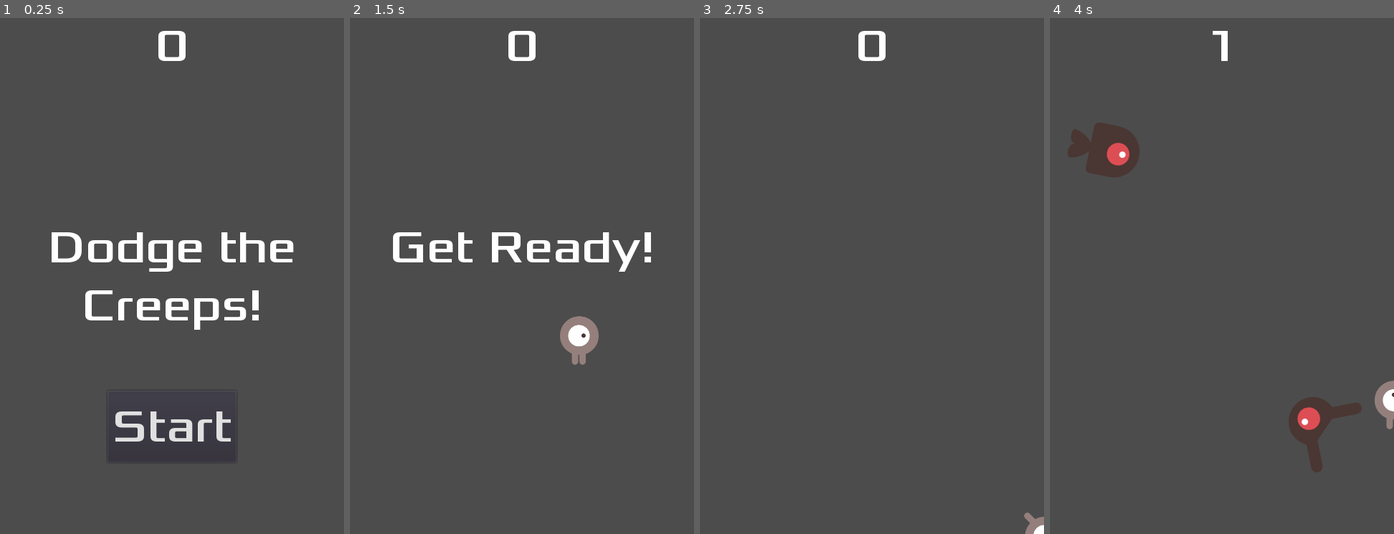
Above: before the commit, frames 1-4 (left to right).
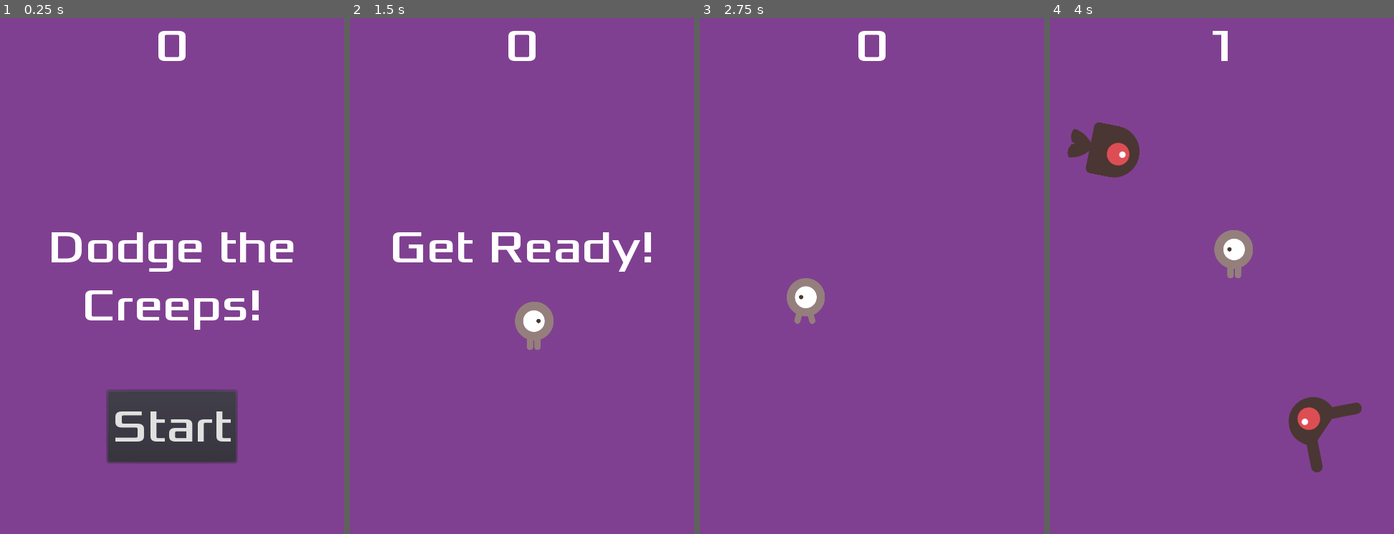
Above: after the commit, the same moments.

Repository: Williams-Christopher/dodge_the_creeps
Game: Godot game, scene res://Main.tscn
Same seed, same stepped clock (60 frames per second), same inputs: the game is played once before the commit and once after it.
Inputs (mouse positions are in pixels of both pictures, inside the frame that each line leads up to):
- Up to frame 1 (0.25 s): no input
- Up to frame 2 (1.5 s): click "Start" at 0.5 s; tap Enter at 1.25 s; move the mouse to (597, 250) at 1.27 s; hold Right (ui_right) from 1.28 s (still down); click (597, 250) at 1.42 s
- Up to frame 3 (2.75 s): move the mouse to (803, 301) at 2.02 s; release Right (ui_right) at 2.03 s; hold Down (ui_down) from 2.03 s (still down); click (803, 301) at 2.17 s
- Up to frame 4 (4 s): move the mouse to (1256, 162) at 2.77 s; release Down (ui_down) at 2.78 s; hold Right (ui_right) 2.78-3.53 s; click (1256, 162) at 2.92 s; move the mouse to (1204, 379) at 3.52 s; hold Up (ui_up) from 3.53 s (still down); click (1204, 379) at 3.67 s

The runs differ from the first frame. In frame 1, 92% of the frame differs, in the area x 0-100%, y 0-100%; in frame 2, 98%; in frame 3, 100%; in frame 4, 97%.

Commit message:
Swaps keyboard movement for mouse/touch

Diff:
--- a/Main.tscn
+++ b/Main.tscn
@@ -13,6 +13,11 @@
 [node name="Main" type="Node"]
 script = ExtResource( 1 )
 Mob = ExtResource( 2 )
+
+[node name="ColorRect" type="ColorRect" parent="."]
+margin_right = 480.0
+margin_bottom = 720.0
+color = Color( 0.6, 0.227451, 0.694118, 0.682353 )
 
 [node name="Player" parent="." instance=ExtResource( 3 )]
 
--- a/Player.gd
+++ b/Player.gd
@@ -4,24 +4,38 @@
 
 export var speed = 400 # Player speed pixels/sec
 var screen_size # Size of the game window
+var velocity = Vector2() # Players movement vector
+var target = Vector2() # holds clicked position
 
 func _ready():
 	hide()
 	screen_size = get_viewport_rect().size
 
+func start(pos):
+	position = pos
+	target = pos
+	show()
+	$CollisionShape2D.disabled = false
+
+func _input(event):
+	if event is InputEventScreenTouch and event.pressed:
+		target = event.position
+
 func _process(delta):
-	# Players movement vector
-	var velocity = Vector2()
+#	# Check for input and update the velocity vecotr
+#	if Input.is_action_pressed("ui_right"):
+#		velocity.x += 1
+#	if Input.is_action_pressed("ui_left"):
+#		velocity.x =- 1
+#	if Input.is_action_pressed("ui_down"):
+#		velocity.y += 1
+#	if Input.is_action_pressed("ui_up"):
+#		velocity.y -= 1
 
-	# Check for input and update the velocity vecotr
-	if Input.is_action_pressed("ui_right"):
-		velocity.x += 1
-	if Input.is_action_pressed("ui_left"):
-		velocity.x =- 1
-	if Input.is_action_pressed("ui_down"):
-		velocity.y += 1
-	if Input.is_action_pressed("ui_up"):
-		velocity.y -= 1
+	if position.distance_to(target) > 10:
+		velocity = (target - position).normalized() * speed
+	else:
+		velocity = Vector2()
 
 	# If the player moved, normalize
 	if velocity.length() > 0:
@@ -32,8 +46,8 @@
 
 	# Move the player on the screen
 	position += velocity * delta
-	position.x = clamp(position.x, 0, screen_size.x)
-	position.y = clamp(position.y, 0, screen_size.y)
+#	position.x = clamp(position.x, 0, screen_size.x)
+#	position.y = clamp(position.y, 0, screen_size.y)
 
 	# Play the correct animations
 	if velocity.x != 0:
@@ -44,13 +58,7 @@
 		$AnimatedSprite.animation = "up"
 		$AnimatedSprite.flip_v = velocity.y > 0
 
-
 func _on_Player_body_entered(body):
 	hide()
 	emit_signal("hit")
 	$CollisionShape2D.set_deferred("disabled", true)
-
-func start(pos):
-	position = pos
-	show()
-	$CollisionShape2D.disabled = false
--- a/project.godot
+++ b/project.godot
@@ -23,6 +23,12 @@
 
 window/size/width=480
 window/size/height=720
+window/stretch/mode="2d"
+window/stretch/aspect="keep"
+
+[input_devices]
+
+pointing/emulate_touch_from_mouse=true
 
 [rendering]
 
